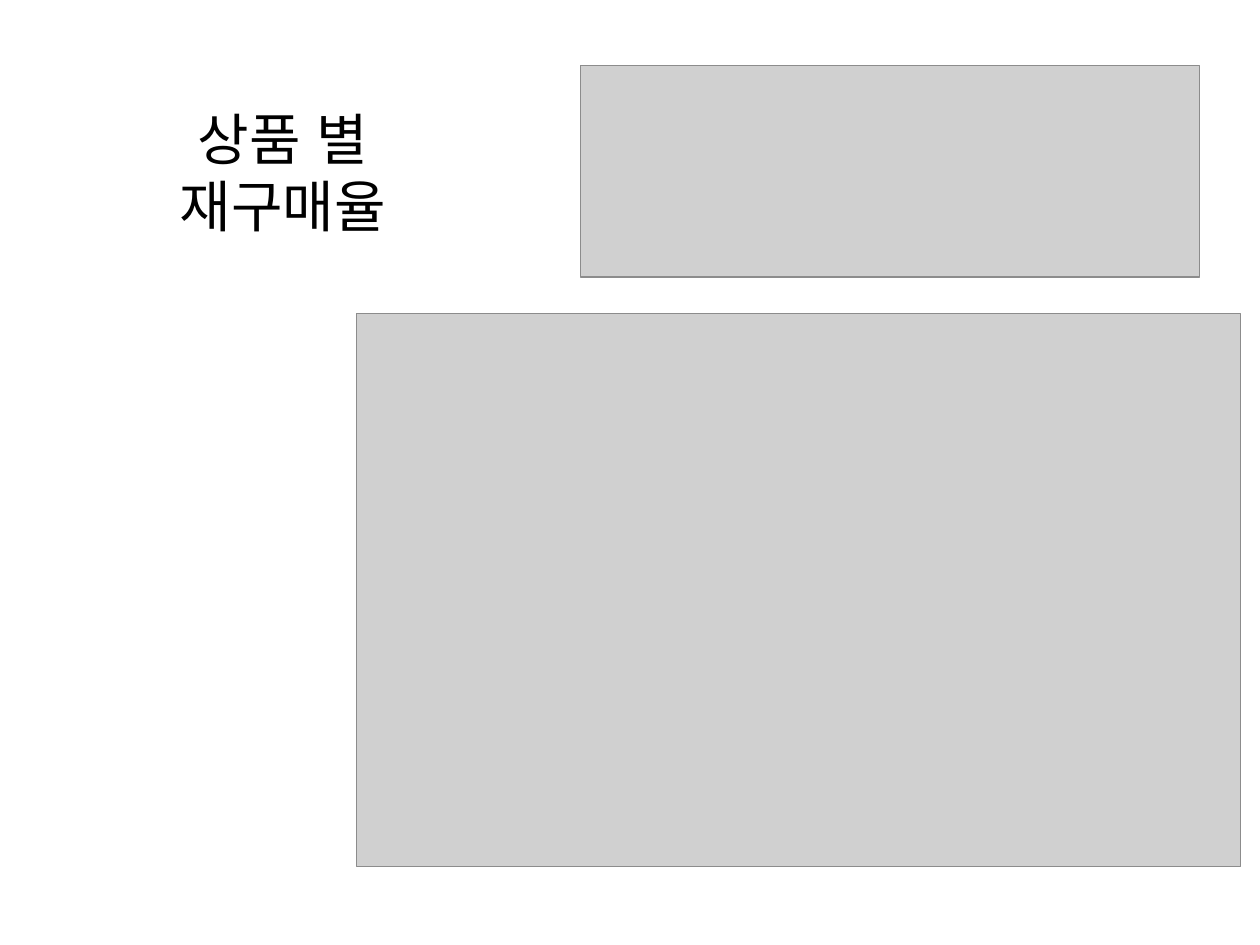
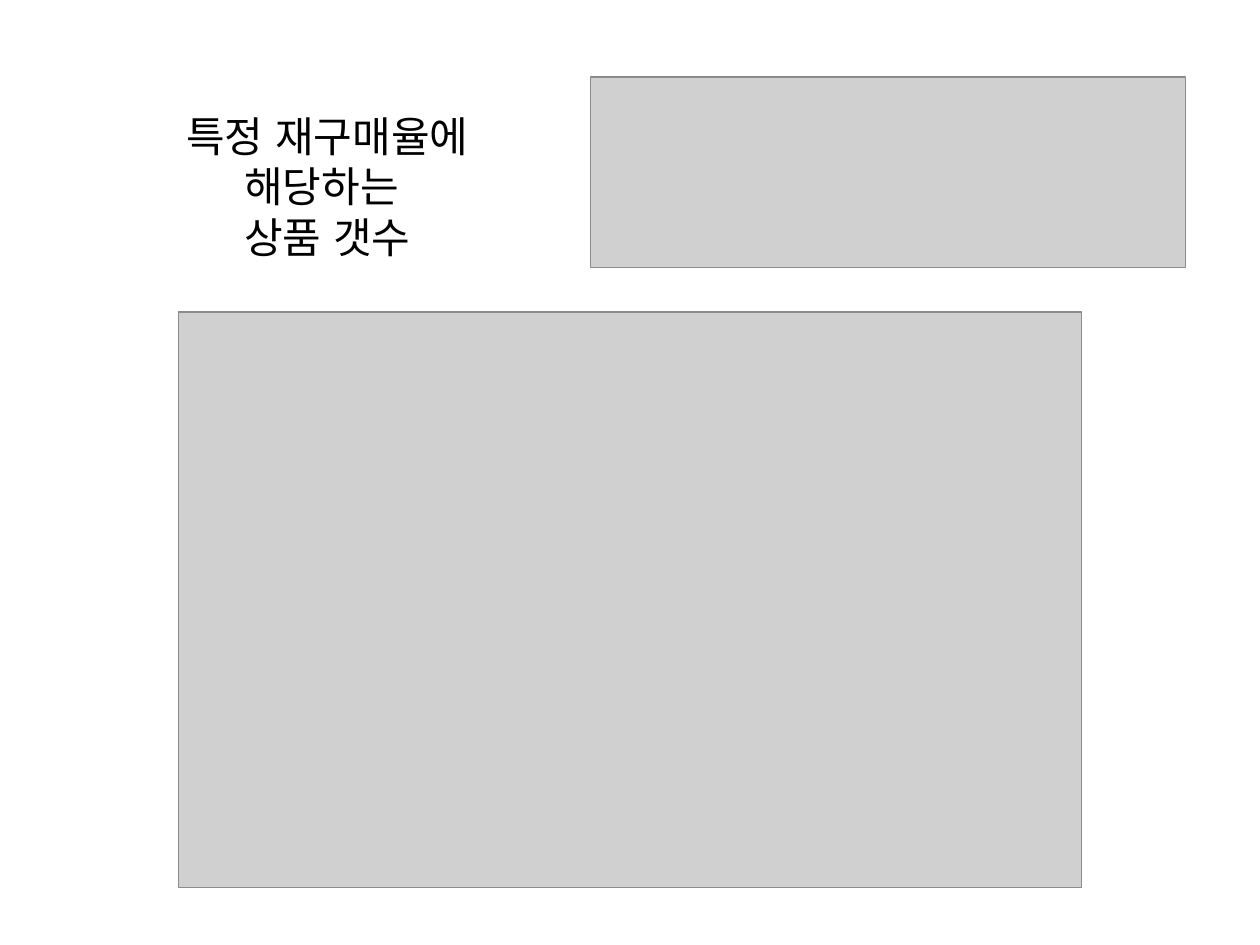
Before and after one commit to WasVelinn/1stPerSonalProjecT, a slide deck: slide 16 of 프레젠테이션1.pptx (slide 13 before the commit). Drawn at 1260x945 pixels with LibreOffice and Linux fonts; fonts in the diff are those of the drawing; grey boxes stand for pictures. Boxes give left, top, right and bottom in pixels: in the first picture for what was removed or moved away, otherwise in the second. Text is boxed around its words. In the diff, an @@ line names an element or a change of style, - is before the commit and + after.

```diff
--- a/프레젠테이션1.pptx
+++ b/프레젠테이션1.pptx
@@ picture: place and size @@
-picture at [581, 66, 1200, 277]
+picture at [591, 77, 1186, 267]
@@ title at [186, 117, 468, 257]: text changed; size 32 to 24 pt @@
-상품 별 재구매율
+특정 재구매율에 해당하는
+상품 갯수
@@ picture: place and size @@
-picture at [357, 314, 1241, 867]
+picture at [179, 312, 1082, 888]
```
Also in this commit, not shown: 17 other slides changed, 4 slides added, 1 slide removed, 18 other files.
